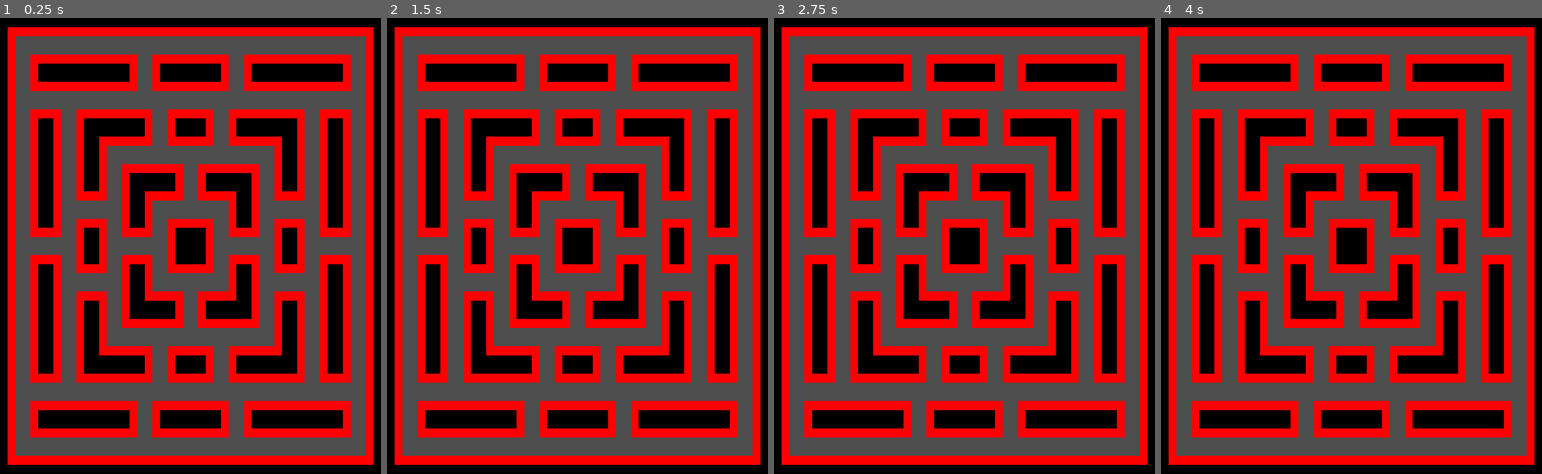
Above: before the commit, frames 1-4 (left to right).
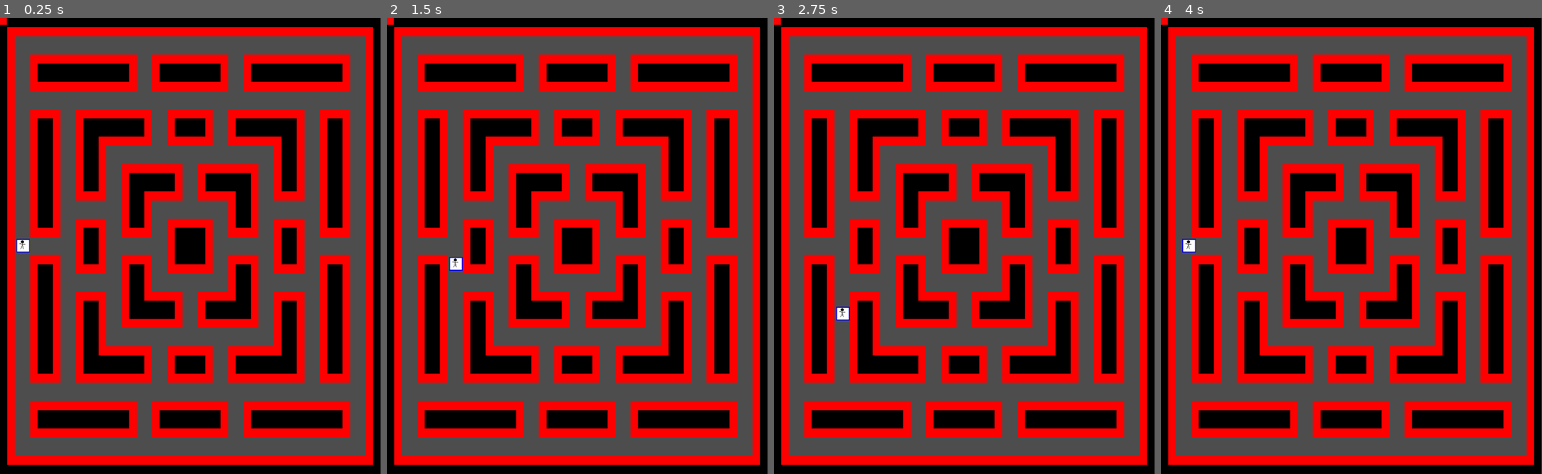
Above: after the commit, the same moments.

Repository: luehrsan/JD-First-Game
Game: Godot game, scene res://level.tscn
Two runs of this game, one before a commit and one after it. Both use one fixed random seed, a clock stepped at 60 frames per second and the inputs below.
Inputs:
- Up to frame 1 (0.25 s): no input
- Up to frame 2 (1.5 s): tap Enter at 0.5 s; hold D (right, bound only after the commit) 0.53-1.28 s; hold S (down, bound only after the commit) from 1.28 s (still down)
- Up to frame 3 (2.75 s): release S (down, bound only after the commit) at 2.03 s; hold D (right, bound only after the commit) from 2.03 s (still down)
- Up to frame 4 (4 s): tap Space at 2.75 s; release D (right, bound only after the commit) at 2.78 s; hold W (up, bound only after the commit) 2.78-3.53 s; hold A (left, bound only after the commit) from 3.53 s (still down)

The runs differ from the first frame. In frame 1, 2.9% of the frame differs, in the area x 0-100%, y 0-100%; in frame 2, 2.9%; in frame 3, 2.9%; in frame 4, 2.9%.

Commit message:
put physics in for character and started pathing

Diff:
--- /dev/null
+++ b/enemies.tscn
@@ -0,0 +1,14 @@
+[gd_scene load_steps=3 format=3 uid="uid://by7py2t24c6my"]
+
+[ext_resource type="Texture2D" uid="uid://dd8eyfx2kof6r" path="res://Art/TempEnemiesFR.png" id="1_q6bmp"]
+
+[sub_resource type="RectangleShape2D" id="RectangleShape2D_ni0hq"]
+size = Vector2(30, 30)
+
+[node name="Enemies" type="CharacterBody2D"]
+
+[node name="CollisionShape2D" type="CollisionShape2D" parent="."]
+shape = SubResource("RectangleShape2D_ni0hq")
+
+[node name="Sprite2D" type="Sprite2D" parent="."]
+texture = ExtResource("1_q6bmp")
--- a/level.tscn
+++ b/level.tscn
@@ -1,38 +1,70 @@
-[gd_scene load_steps=6 format=4 uid="uid://bontuploty6sc"]
+[gd_scene load_steps=9 format=4 uid="uid://bontuploty6sc"]
 
 [ext_resource type="Texture2D" uid="uid://dwty1rvdf0ubq" path="res://Art/WallFlagRush.png" id="1_3oj87"]
 [ext_resource type="Texture2D" uid="uid://dfvifxju71xxn" path="res://Art/Corners of wall.png" id="2_wg1sv"]
+[ext_resource type="PackedScene" uid="uid://c2r7rk2n0luy" path="res://player.tscn" id="3_an7m4"]
+[ext_resource type="PackedScene" uid="uid://by7py2t24c6my" path="res://enemies.tscn" id="4_t7ben"]
 
 [sub_resource type="TileSetAtlasSource" id="TileSetAtlasSource_45ct2"]
 texture = ExtResource("1_3oj87")
 texture_region_size = Vector2i(30, 30)
 0:0/0 = 0
+0:0/0/physics_layer_0/polygon_0/points = PackedVector2Array(-15, -15, 15, -15, 15, 15, -15, 15)
 0:1/0 = 0
+0:1/0/physics_layer_0/polygon_0/points = PackedVector2Array(-15, -15, 15, -15, 15, 15, -15, 15)
 0:2/0 = 0
+0:2/0/physics_layer_0/polygon_0/points = PackedVector2Array(-15, -15, 15, -15, 15, 15, -15, 15)
 1:2/0 = 0
+1:2/0/physics_layer_0/polygon_0/points = PackedVector2Array(-15, -15, 15, -15, 15, 15, -15, 15)
 2:2/0 = 0
+2:2/0/physics_layer_0/polygon_0/points = PackedVector2Array(-15, -15, 15, -15, 15, 15, -15, 15)
 2:1/0 = 0
+2:1/0/physics_layer_0/polygon_0/points = PackedVector2Array(-15, -15, 15, -15, 15, 15, -15, 15)
 1:1/0 = 0
+1:1/0/physics_layer_0/polygon_0/points = PackedVector2Array(-15, -15, 15, -15, 15, 15, -15, 15)
 1:0/0 = 0
+1:0/0/physics_layer_0/polygon_0/points = PackedVector2Array(-15, -15, 15, -15, 15, 15, -15, 15)
 2:0/0 = 0
+2:0/0/physics_layer_0/polygon_0/points = PackedVector2Array(-15, -15, 15, -15, 15, 15, -15, 15)
 
 [sub_resource type="TileSetAtlasSource" id="TileSetAtlasSource_7o8qb"]
 texture = ExtResource("2_wg1sv")
 margins = Vector2i(9, 2)
 texture_region_size = Vector2i(30, 30)
 2:3/0 = 0
+2:3/0/physics_layer_0/polygon_0/points = PackedVector2Array(-15, -15, 15, -15, 15, 15, -15, 15)
 3:3/0 = 0
+3:3/0/physics_layer_0/polygon_0/points = PackedVector2Array(-15, -15, 15, -15, 15, 15, -15, 15)
 3:4/0 = 0
+3:4/0/physics_layer_0/polygon_0/points = PackedVector2Array(-15, -15, 15, -15, 15, 15, -15, 15)
 2:4/0 = 0
+2:4/0/physics_layer_0/polygon_0/points = PackedVector2Array(-15, -15, 15, -15, 15, 15, -15, 15)
 
 [sub_resource type="TileSet" id="TileSet_nlupe"]
 tile_size = Vector2i(30, 30)
+physics_layer_0/collision_layer = 4
+physics_layer_0/collision_mask = 11
 sources/0 = SubResource("TileSetAtlasSource_45ct2")
 sources/3 = SubResource("TileSetAtlasSource_7o8qb")
+
+[sub_resource type="NavigationPolygon" id="NavigationPolygon_tf3gp"]
+vertices = PackedVector2Array(54.9688, 955, 41.9922, 955, 41.0078, 92, 52.0313, 92, 796.25, 50.9375, 796.727, 69.0313, 41.4531, 71.9531, 42.5625, 47.0391)
+polygons = Array[PackedInt32Array]([PackedInt32Array(0, 1, 2, 3), PackedInt32Array(4, 5, 6, 7)])
+outlines = Array[PackedVector2Array]([PackedVector2Array(33, 37, 806, 41, 807, 79, 31, 82), PackedVector2Array(32, 965, 65, 965, 62, 82, 31, 82)])
 
 [node name="Level" type="Node2D"]
 
 [node name="Map1" type="TileMapLayer" parent="."]
+position = Vector2(-1, 0)
 scale = Vector2(1.12147, 1.34268)
 tile_map_data = PackedByteArray("AAAAAAEAAAACAAEAAAAAAAIAAAACAAEAAAAAAAMAAAACAAEAAAAAAAUAAAACAAEAAAAAAAQAAAACAAEAAAAAAA …(5888 unchanged characters)…
 tile_set = SubResource("TileSet_nlupe")
+
+[node name="Player" parent="." instance=ExtResource("3_an7m4")]
+position = Vector2(51, 503)
+collision_mask = 14
+
+[node name="Enemies" parent="." instance=ExtResource("4_t7ben")]
+
+[node name="NavigationRegion2D" type="NavigationRegion2D" parent="Enemies"]
+navigation_polygon = SubResource("NavigationPolygon_tf3gp")
--- a/node_2d.tscn
+++ /dev/null
@@ -1,8 +0,0 @@
-[gd_scene load_steps=2 format=3 uid="uid://c2r7rk2n0luy"]
-
-[ext_resource type="Script" path="res://character_body_2d.gd" id="1_p1rmk"]
-
-[node name="Node2D" type="Node2D"]
-
-[node name="CharacterBody2D" type="CharacterBody2D" parent="."]
-script = ExtResource("1_p1rmk")
--- /dev/null
+++ b/player.gd
@@ -0,0 +1,13 @@
+extends CharacterBody2D
+var speed: int = 200
+var direction: Vector2 = Vector2.ZERO
+
+func _ready() -> void:
+	pass # Replace with function body.
+
+
+# Called every frame. 'delta' is the elapsed time since the previous frame.
+func _process(_delta: float) -> void:
+	direction = Input.get_vector("left","right","up","down")
+	velocity = direction * speed
+	move_and_slide()
--- /dev/null
+++ b/player.tscn
@@ -0,0 +1,16 @@
+[gd_scene load_steps=4 format=3 uid="uid://c2r7rk2n0luy"]
+
+[ext_resource type="Texture2D" uid="uid://dfdaxx3fkgl5d" path="res://Art/Player.png" id="1_6374n"]
+[ext_resource type="Script" path="res://player.gd" id="1_ilrny"]
+
+[sub_resource type="RectangleShape2D" id="RectangleShape2D_b13vo"]
+size = Vector2(30, 30)
+
+[node name="Player" type="CharacterBody2D"]
+script = ExtResource("1_ilrny")
+
+[node name="CollisionShape2D" type="CollisionShape2D" parent="."]
+shape = SubResource("RectangleShape2D_b13vo")
+
+[node name="Sprite2D" type="Sprite2D" parent="."]
+texture = ExtResource("1_6374n")
--- a/project.godot
+++ b/project.godot
@@ -13,7 +13,7 @@
 config/name="JD First Game"
 run/main_scene="res://level.tscn"
 config/features=PackedStringArray("4.3", "Forward Plus")
-config/icon="res://icon.svg"
+config/icon="res://Art/icon.svg"
 
 [display]
 
@@ -24,3 +24,37 @@
 [dotnet]
 
 project/assembly_name="JD First Game"
+
+[input]
+
+left={
+"deadzone": 0.5,
+"events": [Object(InputEventKey,"resource_local_to_scene":false,"resource_name":"","device":-1,"window_id":0,"alt_pressed":false,"shift_pressed":false,"ctrl_pressed":false,"meta_pressed":false,"pressed":false,"keycode":0,"physical_keycode":65,"key_label":0,"unicode":97,"location":0,"echo":false,"script":null)
+, Object(InputEventKey,"resource_local_to_scene":false,"resource_name":"","device":-1,"window_id":0,"alt_pressed":false,"shift_pressed":false,"ctrl_pressed":false,"meta_pressed":false,"pressed":false,"keycode":0,"physical_keycode":4194319,"key_label":0,"unicode":0,"location":0,"echo":false,"script":null)
+]
+}
+right={
+"deadzone": 0.5,
+"events": [Object(InputEventKey,"resource_local_to_scene":false,"resource_name":"","device":-1,"window_id":0,"alt_pressed":false,"shift_pressed":false,"ctrl_pressed":false,"meta_pressed":false,"pressed":false,"keycode":0,"physical_keycode":68,"key_label":0,"unicode":100,"location":0,"echo":false,"script":null)
+, Object(InputEventKey,"resource_local_to_scene":false,"resource_name":"","device":-1,"window_id":0,"alt_pressed":false,"shift_pressed":false,"ctrl_pressed":false,"meta_pressed":false,"pressed":false,"keycode":0,"physical_keycode":4194321,"key_label":0,"unicode":0,"location":0,"echo":false,"script":null)
+]
+}
+up={
+"deadzone": 0.5,
+"events": [Object(InputEventKey,"resource_local_to_scene":false,"resource_name":"","device":-1,"window_id":0,"alt_pressed":false,"shift_pressed":false,"ctrl_pressed":false,"meta_pressed":false,"pressed":false,"keycode":0,"physical_keycode":87,"key_label":0,"unicode":119,"location":0,"echo":false,"script":null)
+, Object(InputEventKey,"resource_local_to_scene":false,"resource_name":"","device":-1,"window_id":0,"alt_pressed":false,"shift_pressed":false,"ctrl_pressed":false,"meta_pressed":false,"pressed":false,"keycode":0,"physical_keycode":4194320,"key_label":0,"unicode":0,"location":0,"echo":false,"script":null)
+]
+}
+down={
+"deadzone": 0.5,
+"events": [Object(InputEventKey,"resource_local_to_scene":false,"resource_name":"","device":-1,"window_id":0,"alt_pressed":false,"shift_pressed":false,"ctrl_pressed":false,"meta_pressed":false,"pressed":false,"keycode":0,"physical_keycode":83,"key_label":0,"unicode":115,"location":0,"echo":false,"script":null)
+, Object(InputEventKey,"resource_local_to_scene":false,"resource_name":"","device":-1,"window_id":0,"alt_pressed":false,"shift_pressed":false,"ctrl_pressed":false,"meta_pressed":false,"pressed":false,"keycode":0,"physical_keycode":4194322,"key_label":0,"unicode":0,"location":0,"echo":false,"script":null)
+]
+}
+
+[layer_names]
+
+2d_physics/layer_1="Player"
+2d_physics/layer_2="Enemies"
+2d_physics/layer_3="Walls"
+2d_physics/layer_4="Objectives"
Binary file added: Art/Player.png
Not shown, added: Art/Player.png.import
Binary file added: Art/TempEnemiesFR.png
Not shown, changed: Art/TempEnemiesFR.png.import
Renamed: icon.svg -> Art/icon.svg
Not shown, added: Art/icon.svg.import
